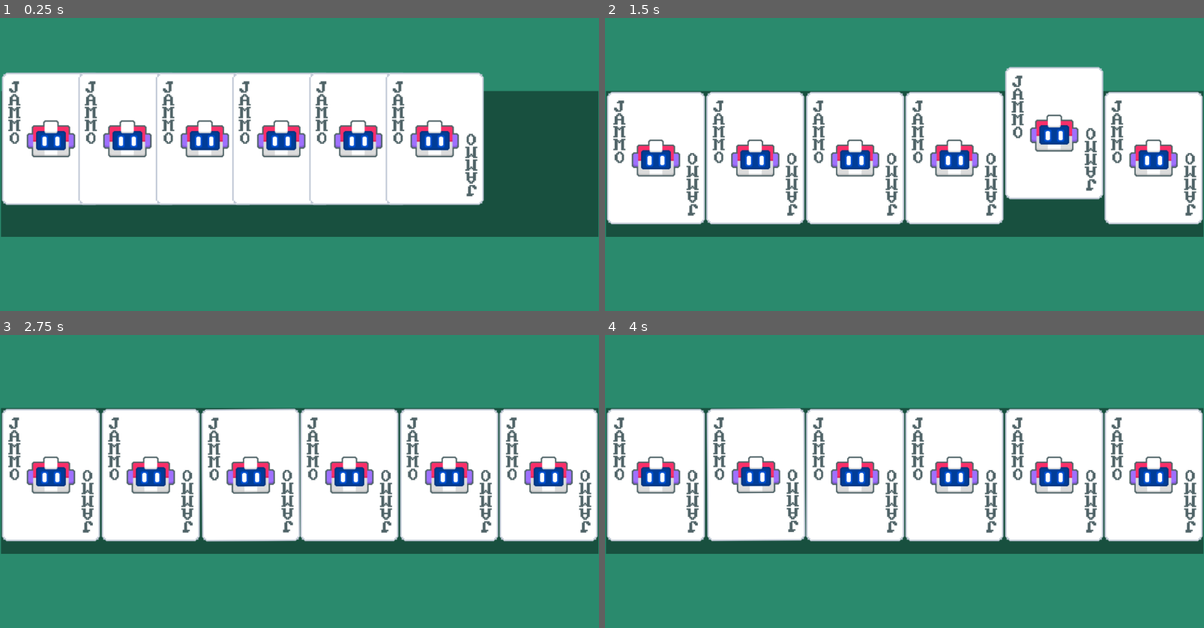
Above: before the commit, frames 1-4 (two rows, left to right).
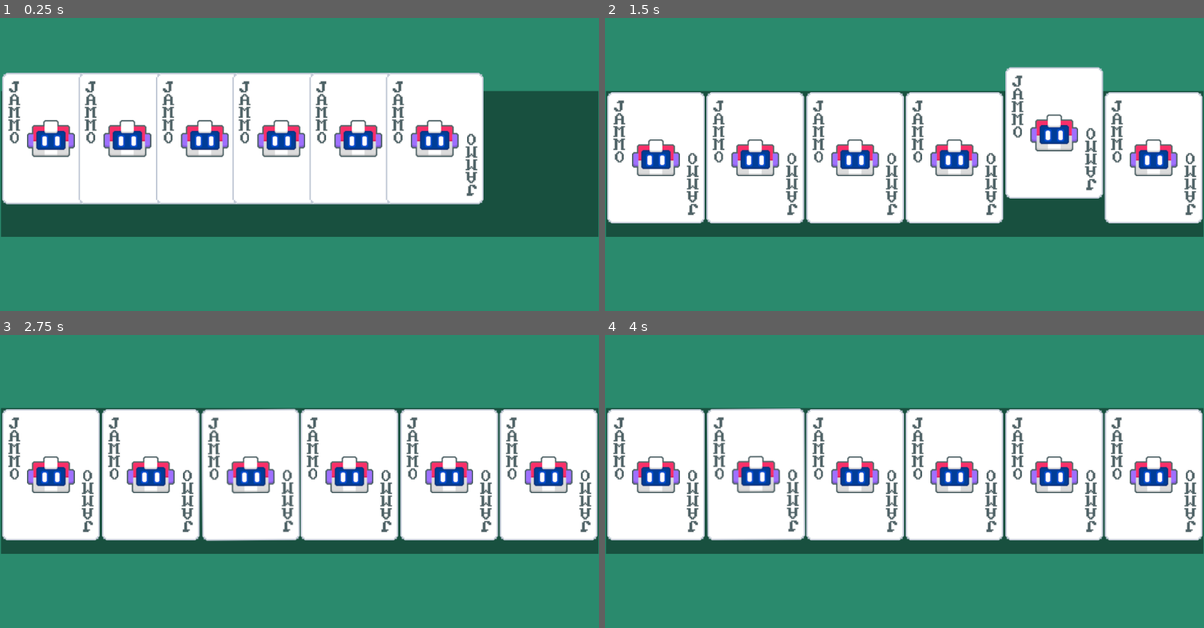
Above: after the commit, the same moments.

Repository: Clovisindo/Balatro-like
Game: Godot game, scene res://scenes/Main.tscn
Two runs of this game, one before a commit and one after it. Both use one fixed random seed, a clock stepped at 60 frames per second and the inputs below.
Inputs (mouse positions are in pixels of both pictures, inside the frame that each line leads up to):
- Up to frame 1 (0.25 s): no input
- Up to frame 2 (1.5 s): tap Enter at 0.5 s; move the mouse to (1036, 146) at 0.52 s; hold Up (ui_up) 0.53-1.25 s; tap O at 0.6 s; click (1036, 146) at 0.67 s; drag from (784, 179) to (874, 231) at 1.27 s
- Up to frame 3 (2.75 s): move the mouse to (359, 405) at 2.02 s; hold Up (ui_up) from 2.03 s (still down); tap O at 2.1 s
- Up to frame 4 (4 s): release Up (ui_up) at 2.75 s; drag from (874, 548) to (724, 431) at 2.77 s; move the mouse to (1084, 531) at 3.52 s; hold Left (ui_left) from 3.53 s (still down); tap O at 3.6 s

The runs differ from the first frame. In frame 1, 2.5% of the frame differs, in the area x 0-81%, y 18-64%; in frame 2, 3.7%; in frame 3, 3.9%, in the area x 0-100%, y 25-71%; in frame 4, 3.9%.

Commit message:
Añadimos shader 3D
Corregimos tamaño del sprite para ajustar al tamaño del objeto en el shader.
Ajustamos tamaños y demas a las escena card, añadimos el script del shader para simular el efecto 3D.

Diff:
--- a/scenes/Main.gd
+++ /dev/null
@@ -1,6 +0,0 @@
-extends Panel
-
-
-# Called when the node enters the scene tree for the first time.
-func _ready() -> void:
-	pass
--- a/scenes/Main.tscn
+++ b/scenes/Main.tscn
@@ -1,6 +1,5 @@
-[gd_scene load_steps=6 format=3 uid="uid://dq7jyexudk5vk"]
+[gd_scene load_steps=5 format=3 uid="uid://dq7jyexudk5vk"]
 
-[ext_resource type="Script" path="res://scenes/main.gd" id="1_w0eo1"]
 [ext_resource type="PackedScene" uid="uid://d315lqvdadrat" path="res://scenes/card/card.tscn" id="2_hva06"]
 [ext_resource type="Script" path="res://scenes/hand_handler/hand_container.gd" id="2_mpdri"]
 
@@ -17,7 +16,6 @@
 grow_horizontal = 2
 grow_vertical = 2
 theme_override_styles/panel = SubResource("StyleBoxFlat_b67eh")
-script = ExtResource("1_w0eo1")
 
 [node name="PanelContainer" type="PanelContainer" parent="."]
 layout_mode = 1
--- /dev/null
+++ b/scenes/card/3dcard.gdshader
@@ -0,0 +1,61 @@
+// Hey this is Hei! This shader "fakes" a 3D-camera perspective on CanvasItems.
+// License: MIT
+
+shader_type canvas_item;
+
+// Camera FOV
+uniform float fov : hint_range(1, 179) = 90;
+uniform bool cull_back = true;
+uniform float y_rot : hint_range(-180, 180) = 0.0;
+uniform float x_rot : hint_range(-180, 180) = 0.0;
+// At 0, the image retains its size when unrotated.
+// At 1, the image is resized so that it can do a full
+// rotation without clipping inside its rect.
+uniform float inset : hint_range(0, 1) = 0.0;
+// Consider changing this to a uniform and changing it from code
+
+varying flat vec2 o;
+varying vec3 p;
+
+//const float PI = 3.14159;
+
+// Creates rotation matrix
+void vertex(){
+	float sin_b = sin(y_rot / 180.0 * PI);
+	float cos_b = cos(y_rot / 180.0 * PI);
+	float sin_c = sin(x_rot / 180.0 * PI);
+	float cos_c = cos(x_rot / 180.0 * PI);
+
+	mat3 inv_rot_mat;
+	inv_rot_mat[0][0] = cos_b;
+	inv_rot_mat[0][1] = 0.0;
+	inv_rot_mat[0][2] = -sin_b;
+
+	inv_rot_mat[1][0] = sin_b * sin_c;
+	inv_rot_mat[1][1] = cos_c;
+	inv_rot_mat[1][2] = cos_b * sin_c;
+
+	inv_rot_mat[2][0] = sin_b * cos_c;
+	inv_rot_mat[2][1] = -sin_c;
+	inv_rot_mat[2][2] = cos_b * cos_c;
+
+
+	float t = tan(fov / 360.0 * PI);
+	p = inv_rot_mat * vec3((UV - 0.5), 0.5 / t);
+	float v = (0.5 / t) + 0.5;
+	p.xy *= v * inv_rot_mat[2].z;
+	o = v * inv_rot_mat[2].xy;
+
+	VERTEX += (UV - 0.5) / TEXTURE_PIXEL_SIZE * t * (1.0 - inset);
+
+	//VERTEX += (UV - 0.5) / TEXTURE_PIXEL_SIZE * tang * (1.0 - inset);
+// to (rect_size is a uniform):
+	//VERTEX += (UV - 0.5) * rect_size * tang * (1.0 - inset);
+}
+
+void fragment(){
+	if (cull_back && p.z <= 0.0) discard;
+	vec2 uv = (p.xy / p.z).xy - o;
+    COLOR = texture(TEXTURE, uv + 0.5);
+	COLOR.a *= step(max(abs(uv.x), abs(uv.y)), 0.5);
+}
--- a/scenes/card/card.tscn
+++ b/scenes/card/card.tscn
@@ -1,7 +1,16 @@
-[gd_scene load_steps=3 format=3 uid="uid://d315lqvdadrat"]
+[gd_scene load_steps=5 format=3 uid="uid://d315lqvdadrat"]
 
 [ext_resource type="Texture2D" uid="uid://v0yh11cbxyf2" path="res://assets/sprites/jammo-original.png" id="1_4mdgv"]
 [ext_resource type="Script" path="res://scenes/card/card.gd" id="1_6llro"]
+[ext_resource type="Shader" path="res://scenes/card/3dcard.gdshader" id="1_41f0n"]
+
+[sub_resource type="ShaderMaterial" id="ShaderMaterial_7tibi"]
+shader = ExtResource("1_41f0n")
+shader_parameter/fov = 90.0
+shader_parameter/cull_back = true
+shader_parameter/y_rot = 0.0
+shader_parameter/x_rot = 0.0
+shader_parameter/inset = 0.0
 
 [node name="Card" type="Button"]
 self_modulate = Color(1, 0, 0, 0)
@@ -15,11 +24,12 @@
 [node name="Node" type="Node" parent="."]
 
 [node name="CardVisual" type="TextureRect" parent="Node"]
+material = SubResource("ShaderMaterial_7tibi")
 anchors_preset = -1
-anchor_right = 0.168
+anchor_right = 0.167
 anchor_bottom = 0.401
-offset_right = 0.463989
-offset_bottom = 0.151978
+offset_right = 0.615982
+offset_bottom = -0.847992
 mouse_filter = 2
 texture = ExtResource("1_4mdgv")
 
Binary file changed: assets/sprites/jammo-original.png
